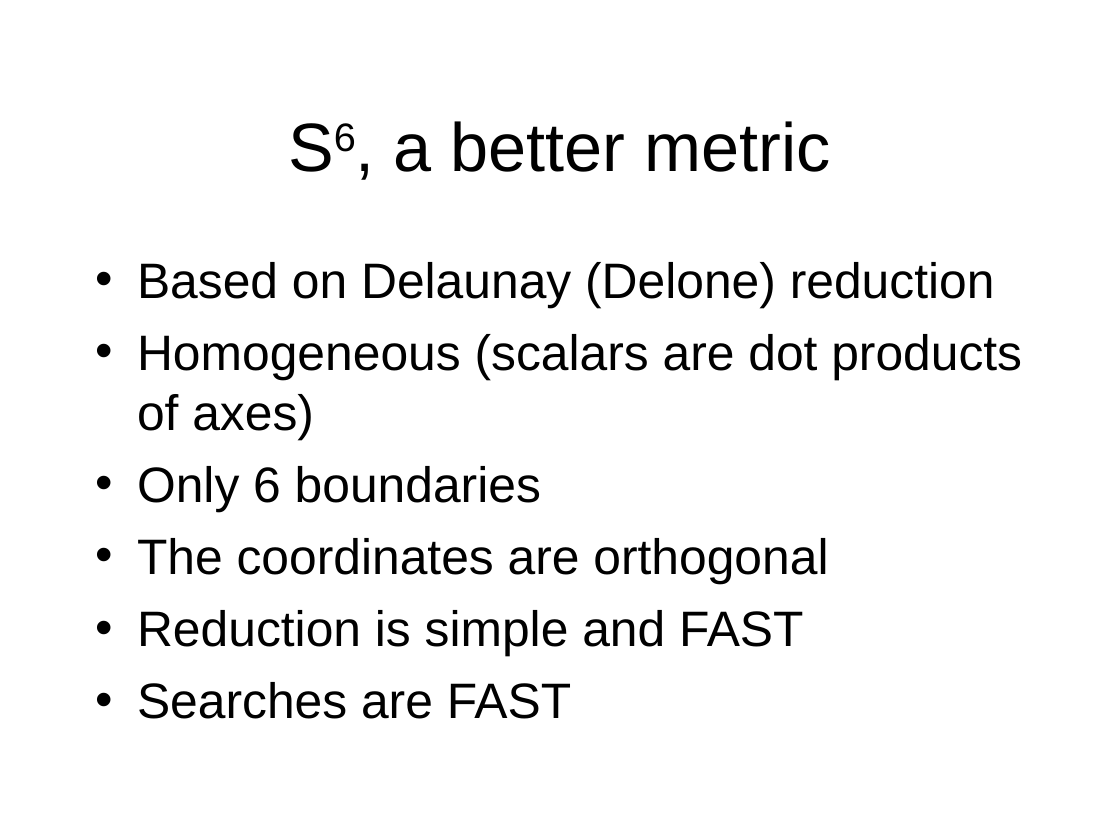
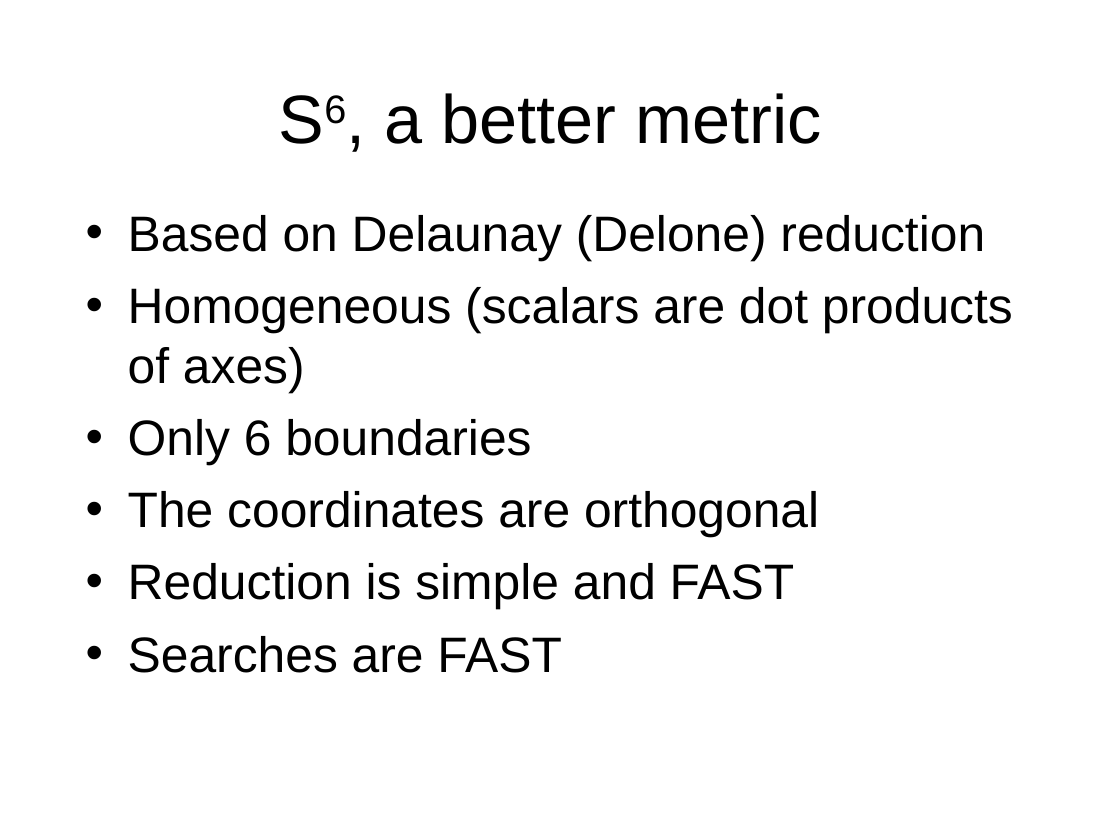
Before and after one commit to dwpaley/LatticeRepLib, a slide deck: slide 3 of PointDistanceFollower/TORONTO/Improving Unit-Cell Distance Algorithms for Clustering.ppt. Drawn at 1120x840 pixels with LibreOffice and Linux fonts; fonts in the diff are those of the drawing. Boxes give left, top, right and bottom in pixels: in the first picture for what was removed or moved away, otherwise in the second. Text is boxed around its words. In the diff, an @@ line names an element or a change of style, - is before the commit and + after.

```diff
--- a/PointDistanceFollower/TORONTO/Improving Unit-Cell Distance Algorithms for Clustering.ppt
+++ b/PointDistanceFollower/TORONTO/Improving Unit-Cell Distance Algorithms for Clustering.ppt
@@ title "S6, a better metric": place and size @@
-title "S6, a better metric" at box(394, 121, 831, 172)
+title "S6, a better metric" at box(384, 93, 821, 144)
@@ text "Based on Delaunay (Delone) reduction": place and size @@
-text "Based on Delaunay (Delone) reduction" at box(137, 262, 1022, 719)
+text "Based on Delaunay (Delone) reduction" at box(128, 215, 1013, 673)
```
Also in this commit, not shown: 1 slide added, 1 slide removed, 34 other files.
